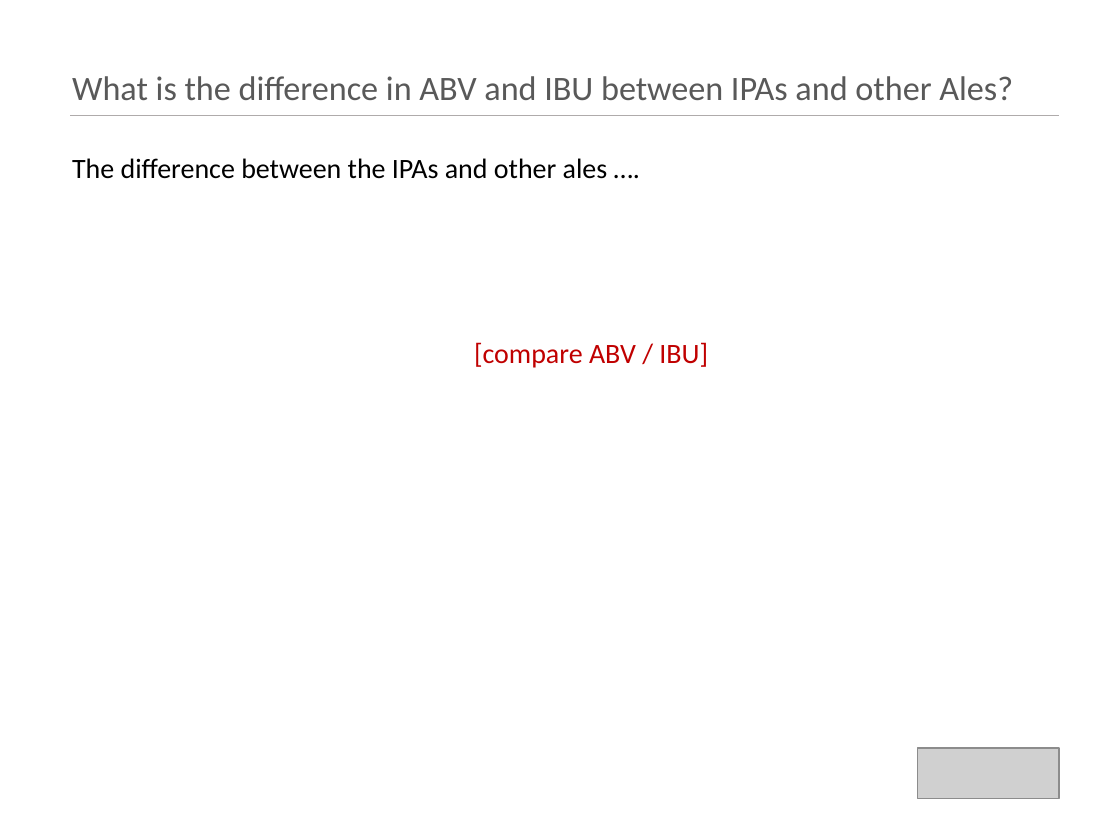
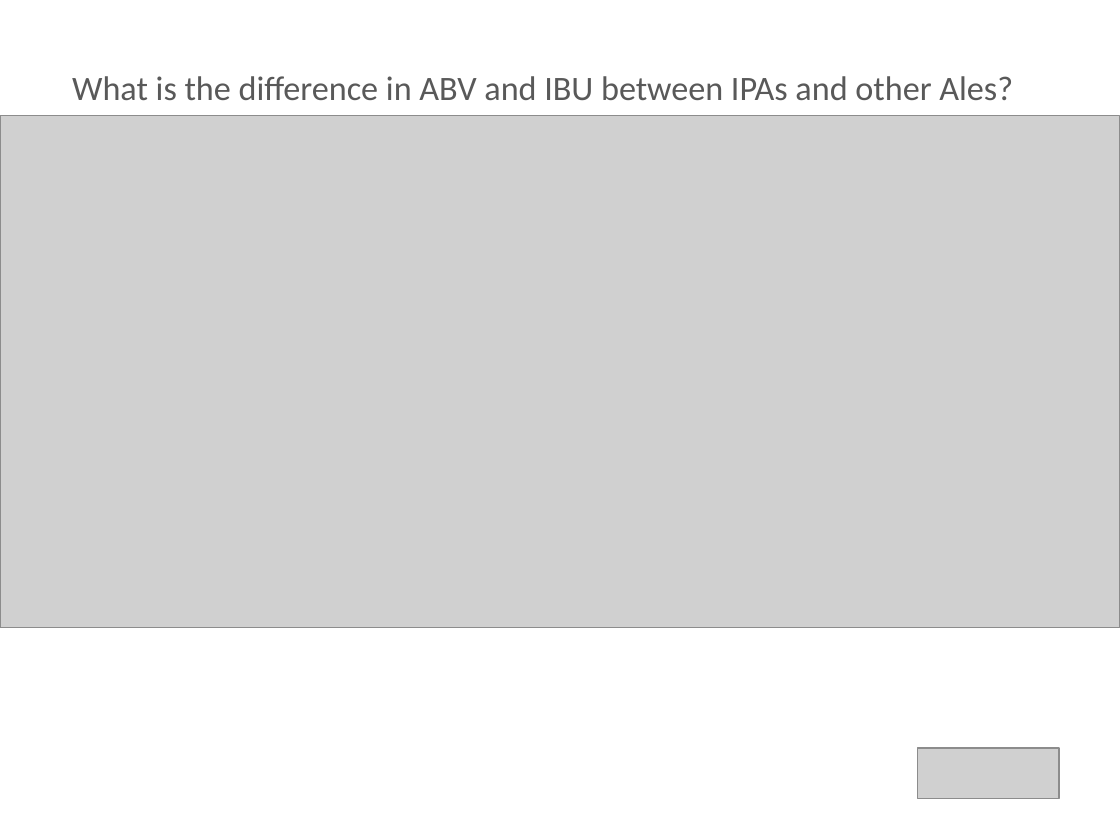
Before and after one commit to kristxh/6306-CaseStudy1-Beer, a slide deck: slide 12 of case_study_1_budweiser.pptx (slide 11 before the commit). Drawn at 1120x840 pixels with LibreOffice and Linux fonts; fonts in the diff are those of the drawing; grey boxes stand for pictures. Boxes give left, top, right and bottom in pixels: in the first picture for what was removed or moved away, otherwise in the second. Text is boxed around its words. In the diff, an @@ line names an element or a change of style, - is before the commit and + after.

```diff
--- a/case_study_1_budweiser.pptx
+++ b/case_study_1_budweiser.pptx
@@ picture added at (x1=0, y1=115, x2=1120, y2=627) @@
@@ text removed at (x1=72, y1=158, x2=608, y2=179) @@
-The difference between the IPAs and other ales ….
@@ text removed at (x1=474, y1=342, x2=708, y2=368) @@
-[compare ABV / IBU]
```
Also in this commit, not shown: 4 other slides changed, 1 slide added.
